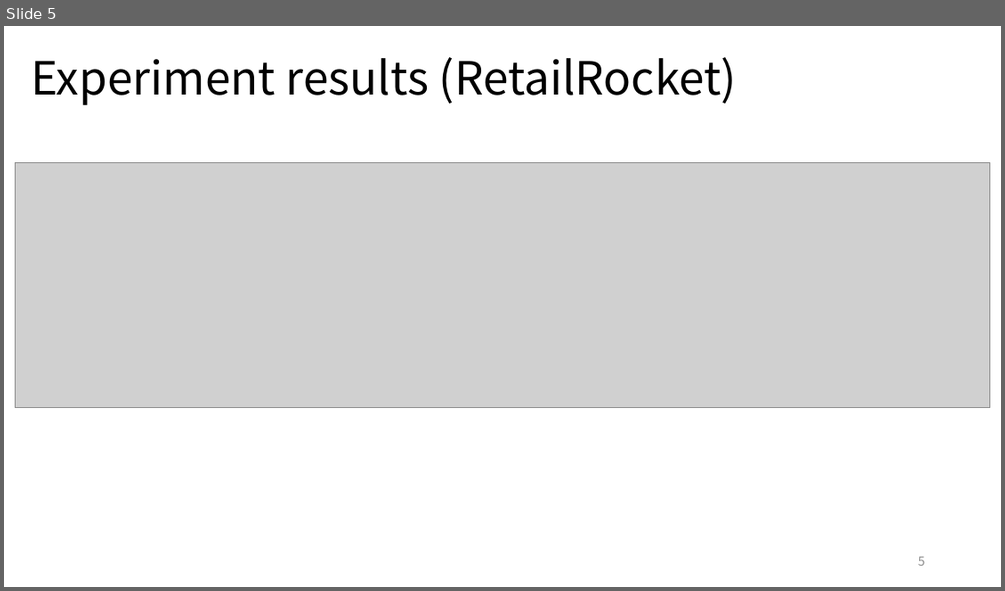
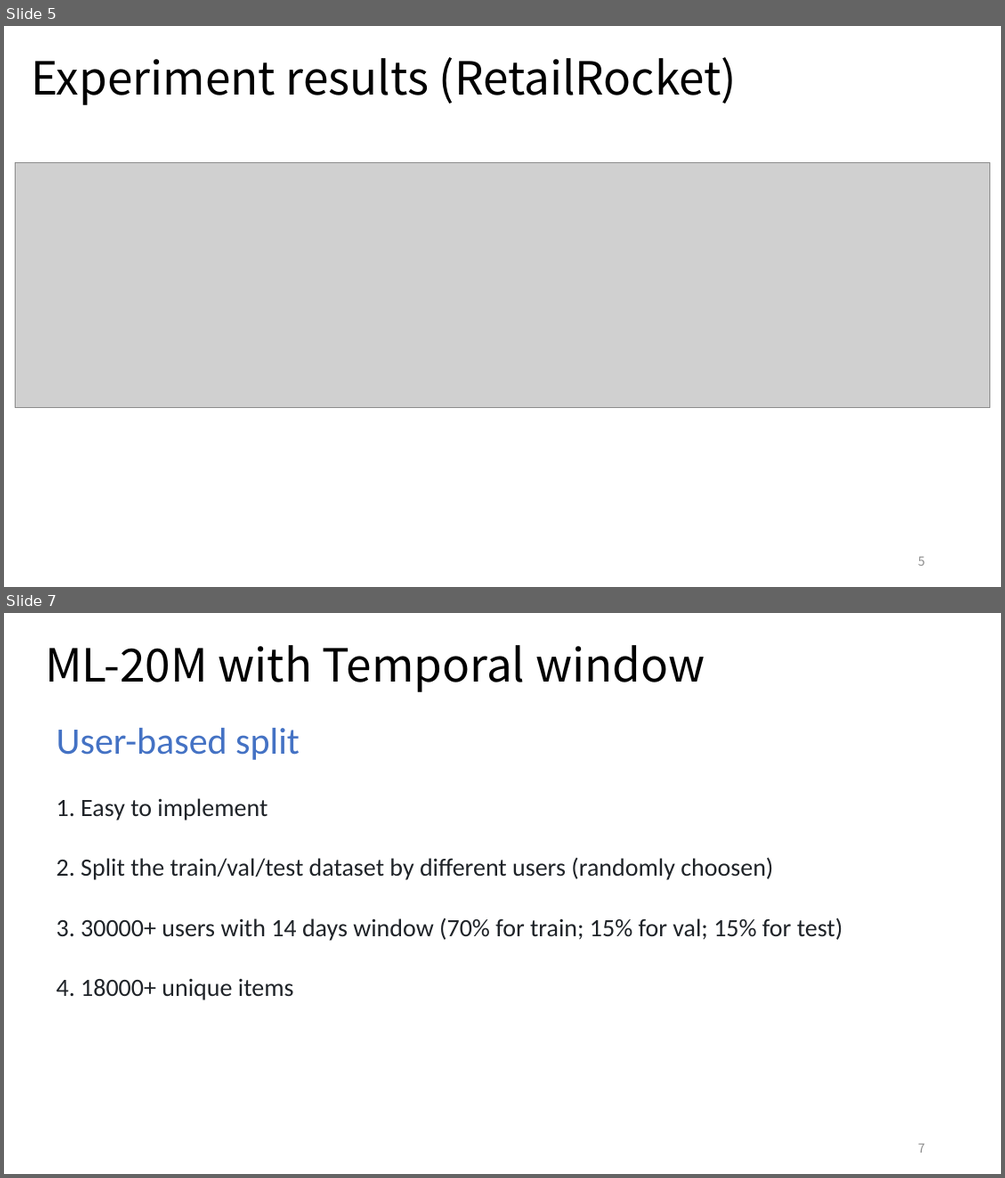
Before and after one commit to YunlongLin0125/Recommender-System, a slide deck: week5/Dissertation_5.pptx. Shown one above the other, each under a label of ours: slide 5 before the commit, slides 5 and 7 after it; the slides between them are not shown. The pictures are 1005x591 and 1005x1178 pixels, drawn with LibreOffice and Linux fonts; fonts in the diff are those of the drawing; grey boxes stand for pictures. Boxes give left, top, right and bottom in pixels: in the first picture for what was removed or moved away, otherwise in the second. Text is boxed around its words. In the diff, an @@ line names an element or a change of style, - is before the commit and + after.

```diff
--- a/week5/Dissertation_5.pptx
+++ b/week5/Dissertation_5.pptx
@@ slide 7 added at (4,613,1001,1174), background #FFFFFF @@
@@ title added at (45,645,704,692), 44 pt, text #000000 @@
+ML-20M with Temporal window
@@ text added at (57,728,842,1000), 24 pt, text #1F2328 @@
+User-based split
+1. Easy to implement
+2. Split the train/val/test dataset by different users (randomly choosen)
+3. 30000+ users with 14 days window (70% for train; 15% for val; 15% for test)
+4. 18000+ unique items
@@ page number added at (918,1143,925,1152), 12 pt, text #8C8C8C @@
+7
```
Also in this commit, not shown: 1 slide changed, 2 other slides added, 6 slides removed, 5 other files.
